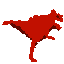
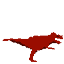
Before/after of a 64x64 layered artwork. What changed in the layer stack:
added group "Groupe 1" with 4 layers above "Arrière-plan" over bbox(2, 32, 63, 62)
moved "Calque 3" into group "Groupe 1", painted on it over bbox(2, 9, 63, 62)